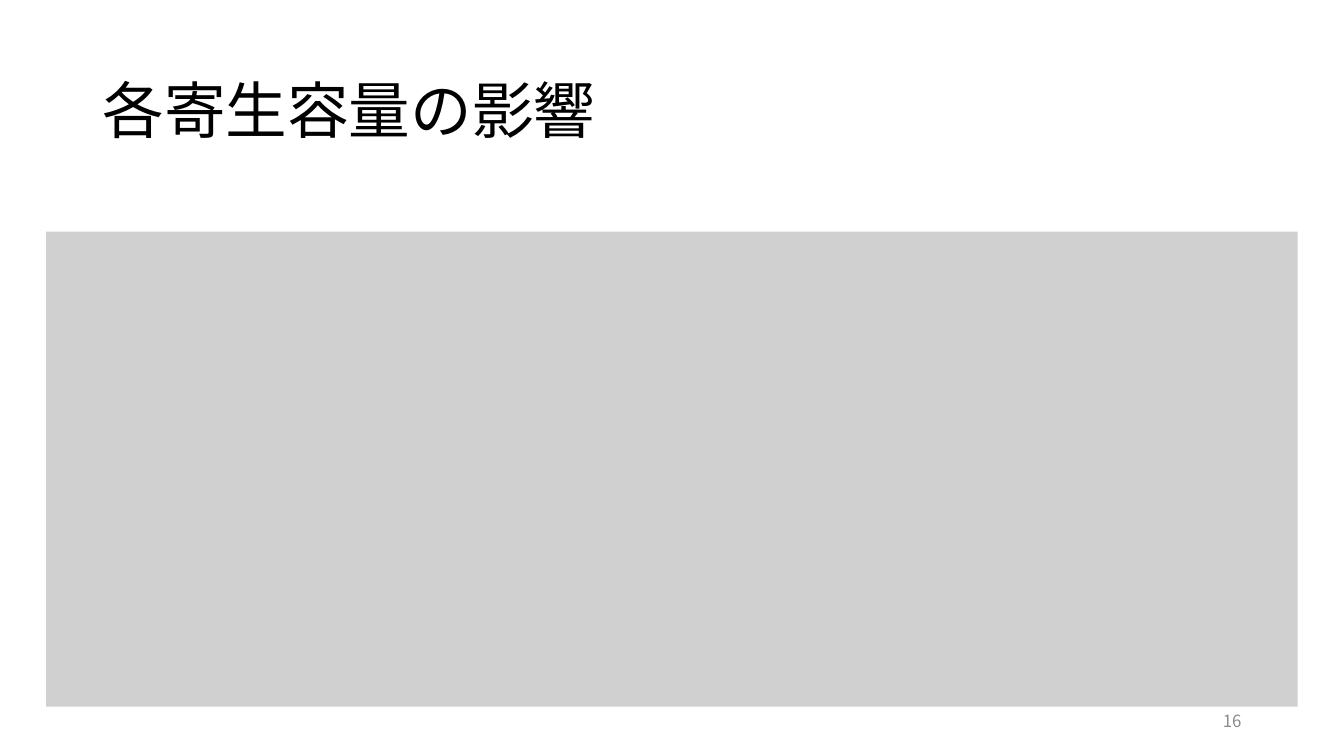
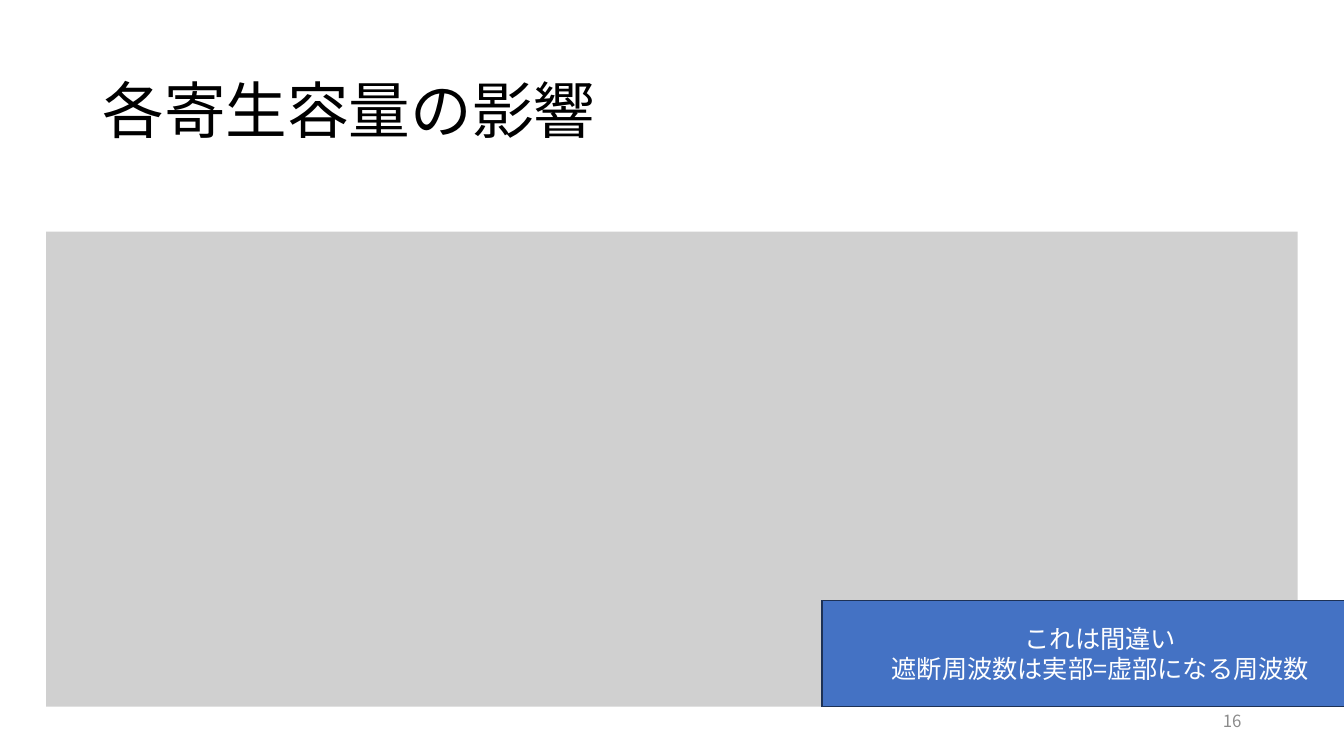
Before and after one commit to kjm-desktop10400/reserch, a slide deck: slide 16 of folded_gilbert/seminar/20231002/周波数特性劣化の原因特定.pptx. Drawn at 1344x756 pixels with LibreOffice and Linux fonts; fonts in the diff are those of the drawing; grey boxes stand for pictures. Boxes give left, top, right and bottom in pixels: in the first picture for what was removed or moved away, otherwise in the second. Text is boxed around its words. In the diff, an @@ line names an element or a change of style, - is before the commit and + after.

```diff
--- a/folded_gilbert/seminar/20231002/周波数特性劣化の原因特定.pptx
+++ b/folded_gilbert/seminar/20231002/周波数特性劣化の原因特定.pptx
@@ rectangle added at (822, 601, 1344, 707), fill #4472C4, outline #1E3256 1 pt, 18 pt, text #FFFFFF @@
+これは間違い
+遮断周波数は実部=虚部になる周波数
```
Also in this commit, not shown: 6 other files.
